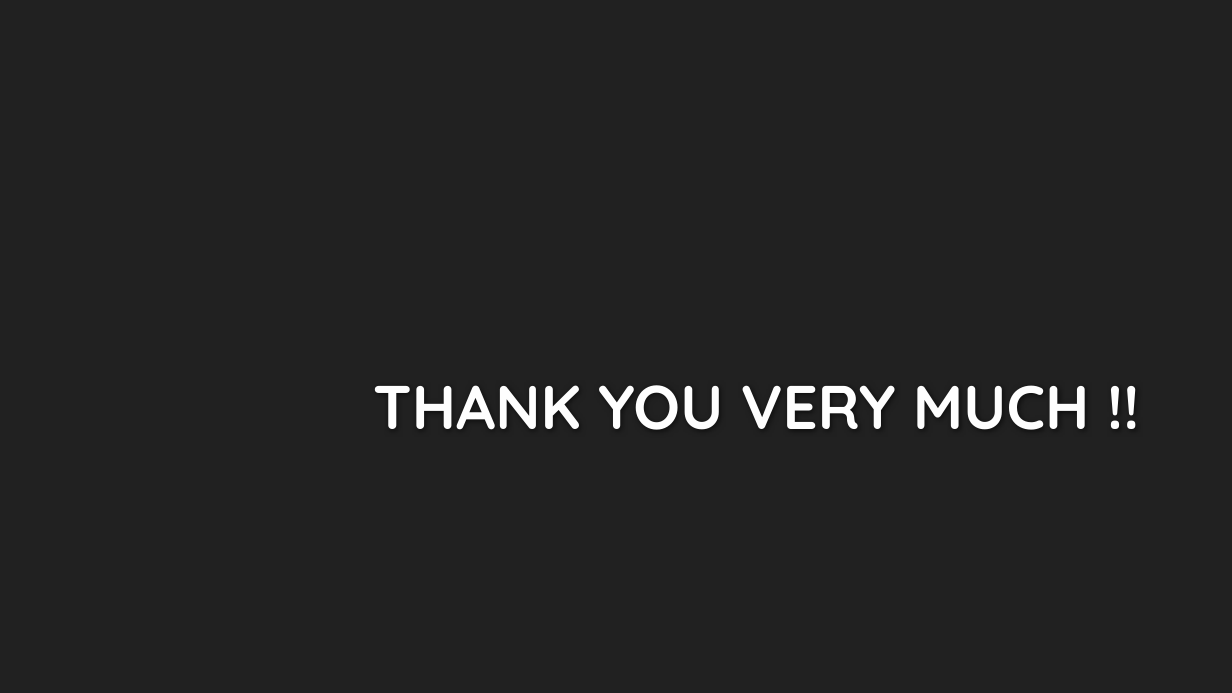
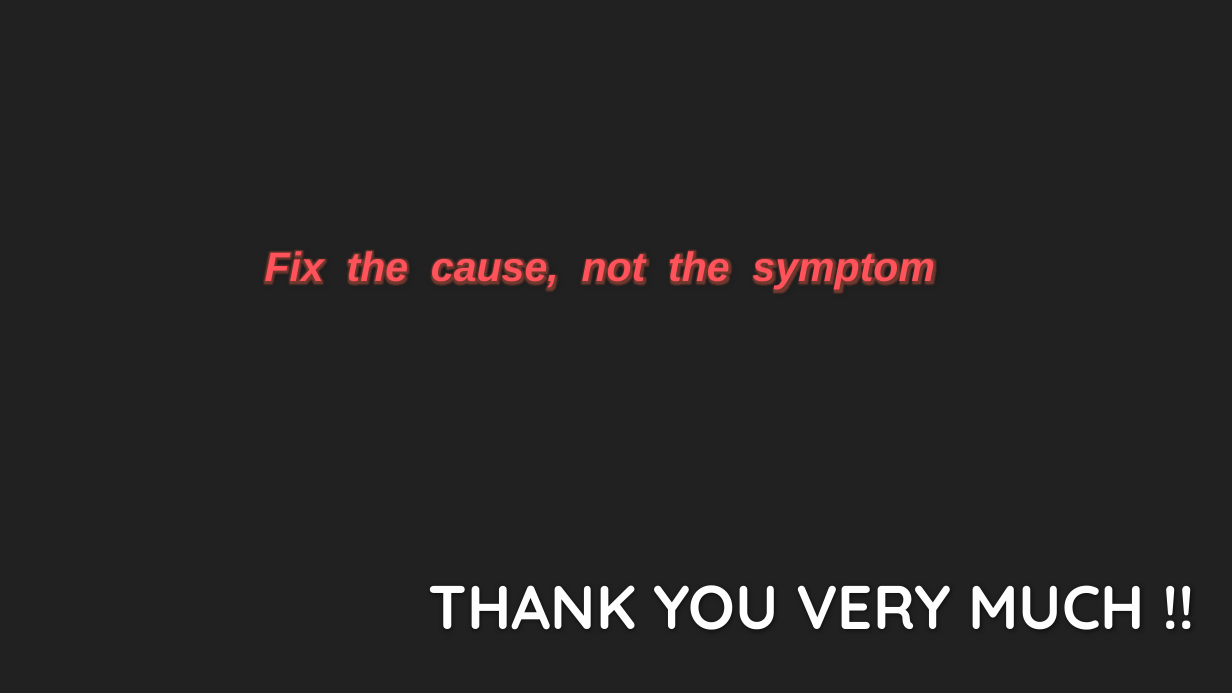
Before and after one commit to amitgit0304/CodeCrafters1, a slide deck: slide 12 of Presentation/Presentation.pptx. Drawn at 1232x693 pixels with LibreOffice and Linux fonts; fonts in the diff are those of the drawing; background and template pictures are left out. Boxes give left, top, right and bottom in pixels: in the first picture for what was removed or moved away, otherwise in the second. Text is boxed around its words. In the diff, an @@ line names an element or a change of style, - is before the commit and + after.

```diff
--- a/Presentation/Presentation.pptx
+++ b/Presentation/Presentation.pptx
@@ text added at <box>265,249,935,290</box>, 32 pt, text gradient #9C010C to #FF535C to #FFF0F1, bold, italic @@
+Fix the cause, not the symptom
@@ title "THANK YOU VERY MUCH !!": place and size @@
-title "THANK YOU VERY MUCH !!" at <box>373,385,1090,430</box>
+title "THANK YOU VERY MUCH !!" at <box>429,585,1145,630</box>
```
Also in this commit, not shown: 6 other slides changed, 3 slides added, 3 slides removed.
